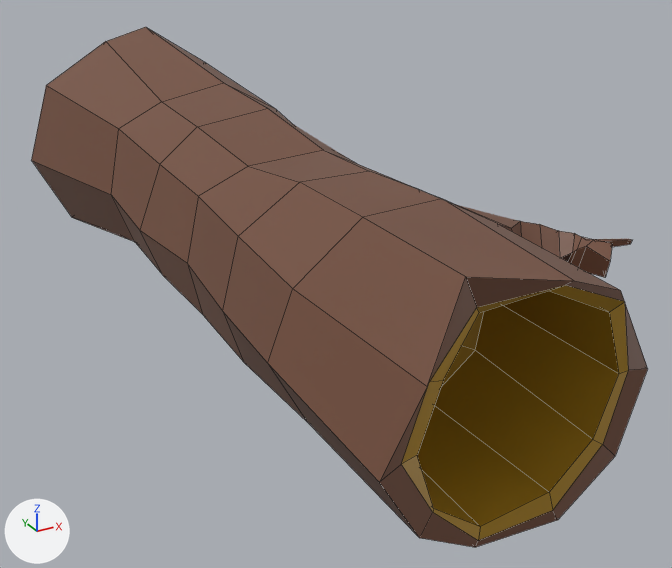
Before and after pictures for a commit that changed the FBX model Assets/Objects/Models/log_002.fbx.
Camera for both pictures: a camera (50 mm lens) standing at (-4.93, -13.32, 5.89) and looking at (0.68, -3.12, 0.79). Lighting does not change. The marker at lower left points along +X, +Y and +Z. Mesh edges are drawn as thin lines. Where no turn or scale is listed for an object, it has been applied to the vertices.

In view in the first picture: 'log_002'.
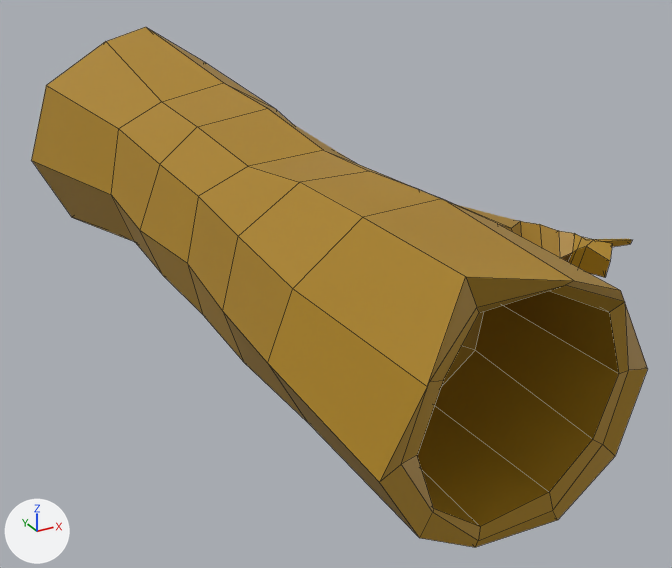
Where the newer file only moved an object's origin or applied its transform, the numbers keep the older frame.

Diff of the bpy script that builds the scene:
```diff
--- a/Assets/Objects/Models/log_002.fbx.py
+++ b/Assets/Objects/Models/log_002.fbx.py
@@ me_cylinder_001 @@
 # used by ob_log_002; location = (0.0, 0.0, 1.46)
-me_cylinder_001.from_pydata(...)  # 223 vertices, 220 faces; spans x -2.05..2.72, y -7.95..2.93, z -1.65..2.02
+me_cylinder_001.from_pydata(...)  # 222 vertices, 220 faces; spans x -2.05..2.72, y -7.95..2.93, z -1.65..2.02
+# me_cylinder_001 part 1: 127 faces spanning x -2.05..2.72, y -7.95..2.93, z -1.65..2.02 switch from mat_material_001 (brown #744e3c) to mat_material_002 (yellow #aa821b)
```

Changed parts and their boxes [x1, y1, x2, y2] in the pictures (672 x 568 px):
part 1 of me_cylinder_001, recoloured: [32, 27, 648, 547] in both
